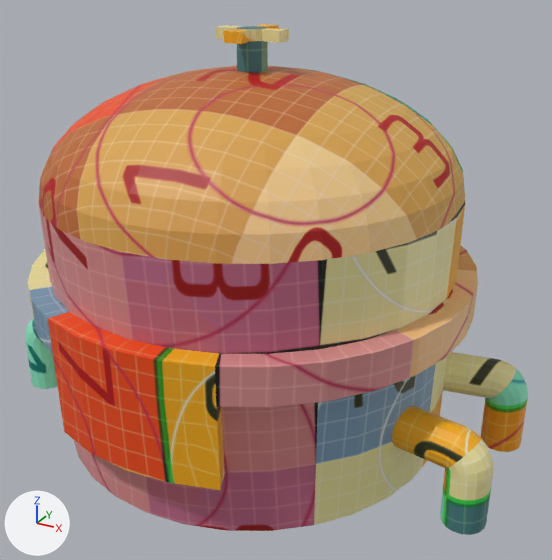
A saved change to the FBX model Assets/Models/Buildings/liquid_tank.fbx.
Rendered twice from a 50 mm camera at (3.63, -6.16, 4.65) aimed at (0.28, -0.06, 1.6). The lights are fixed; the arrows at lower left show +X, +Y and +Z. Where no turn or scale is listed for an object, it has been applied to the vertices.

Objects in the first picture: 'Pipes'.
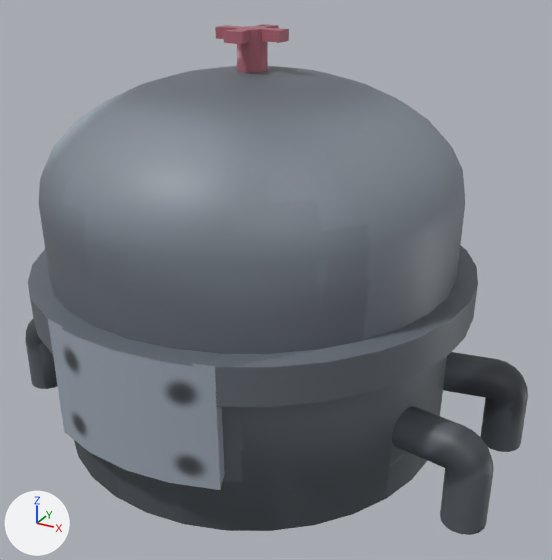
Changed parts and their boxes [x1, y1, x2, y2] in the pictures (552 x 560 px):
'Pipes', surface changed
    both: [26, 24, 528, 535]

The change, as a diff of the scene's bpy script:
```diff
--- a/Assets/Models/Buildings/liquid_tank.fbx.py
+++ b/Assets/Models/Buildings/liquid_tank.fbx.py
@@ img_cistern_png @@
+img_cistern_png = load_image('Cistern.png', 'Cistern.png', 512, 512, 'sRGB')
@@ mat_tank @@
 mat_tank = principled_material('Tank')
-mat_tank.texture = img_checker_map_tho_png
+mat_tank.texture = img_cistern_png  # with its transparency
```
